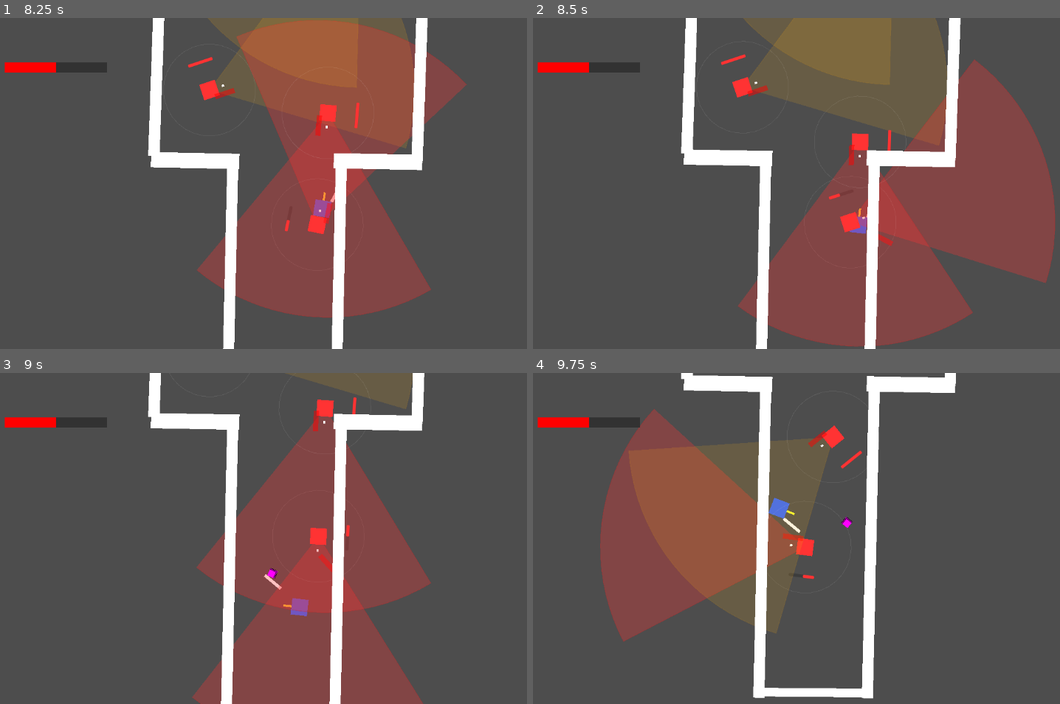
Above: before the commit, frames 1-4 (two rows, left to right).
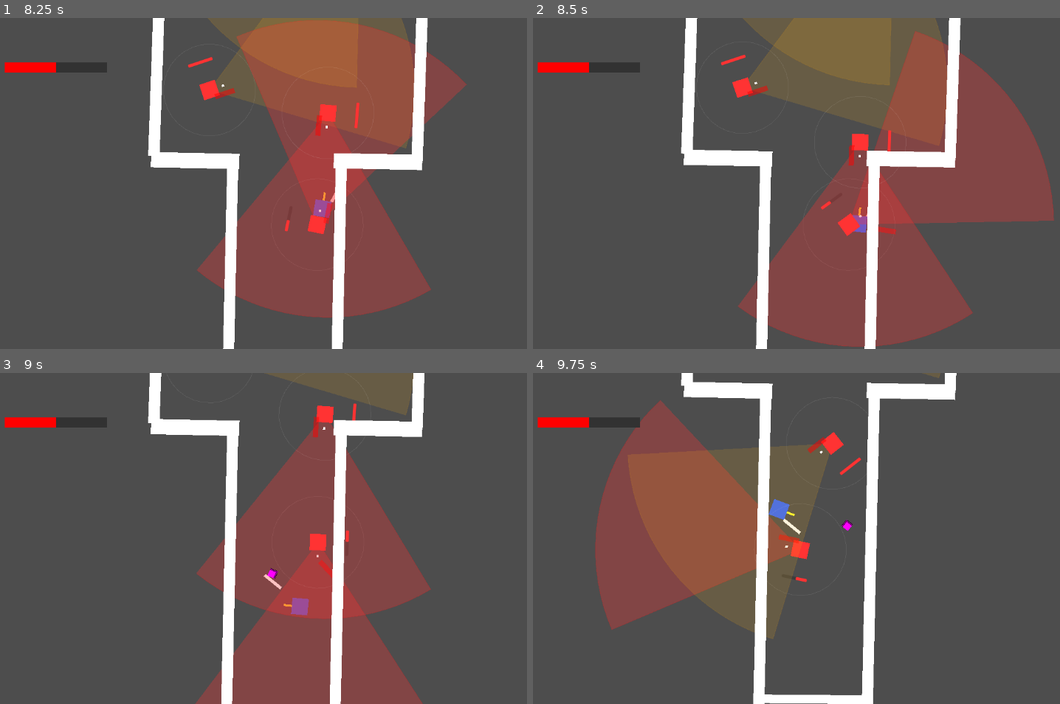
Above: after the commit, the same moments.

Repository: chimoochi/flash-fire
Game: Godot game, scene res://workspace.tscn
The game is run twice, just before and just after one commit, with the same random seed, the same clock (stepped at 60 frames per second) and the same inputs.
Inputs (mouse positions are in pixels of both pictures, inside the frame that each line leads up to):
- Up to frame 1 (8.25 s): tap Enter at 0.5 s; move the mouse to (405, 166) at 0.52 s; hold D (MoveRight) 0.53-1.28 s; tap Shift (Dash) at 0.6, 1.35, 2.3, 2.85, 3.6, 4.55, 5.1, 5.85, 6.8, 7.35, 8.1 s; move the mouse to (158, 200) at 1.27 s; hold S (MoveDown) 1.28-2.03 s; move the mouse to (337, 110) at 2.02 s; hold D (MoveRight) 2.03-2.78 s; tap Space (shoot) at 2.1, 4.35, 6.6 s; move the mouse to (247, 249) at 2.77 s; hold W (MoveUp) 2.78-3.53 s; move the mouse to (453, 233) at 3.52 s; hold A (MoveLeft) 3.53-5.03 s; move the mouse to (100, 133) at 4.27 s; move the mouse to (305, 183) at 5.02 s; hold S (MoveDown) 5.03-5.78 s; move the mouse to (189, 100) at 5.77 s; hold D (MoveRight) 5.78-6.53 s; move the mouse to (405, 166) at 6.52 s; hold W (MoveUp) 6.53-7.28 s; move the mouse to (158, 200) at 7.27 s; hold D (MoveRight) 7.28-8.03 s; move the mouse to (337, 110) at 8.02 s; hold S (MoveDown) from 8.03 s (still down)
- Up to frame 2 (8.5 s): keep holding S (MoveDown)
- Up to frame 3 (9 s): move the mouse to (247, 604) at 8.77 s; release S (MoveDown) at 8.78 s; hold A (MoveLeft) from 8.78 s (still down); tap Space (shoot) at 8.85 s
- Up to frame 4 (9.75 s): tap Shift (Dash) at 9.05, 9.6 s; move the mouse to (986, 588) at 9.52 s; release A (MoveLeft) at 9.53 s; hold W (MoveUp) from 9.53 s (still down)

Frame 1 is identical in both runs. In frame 2, 7.3% of the frame differs, in the area x 28-100%, y 0-100%; in frame 3, 4.2%; in frame 4, 5.5%.

Commit message:
resolve and convert functions for direct usage

Diff:
--- /dev/null
+++ b/GodotGame/abilities/DashService.gd
@@ -0,0 +1,67 @@
+extends Node
+class_name DashService
+
+@export var dash_speed: float = 1000.0
+@export var dash_duration: float = 0.15
+@export var dash_cooldown: float = 0.8
+@export var dash_push_force: float = 4000.0
+
+var is_dashing: bool = false
+var can_dash: bool = true
+
+signal dash_started
+signal dash_ended
+signal cooldown_finished
+
+var _hit_entities: Array = []
+
+func start_dash(body: CharacterBody2D, direction: Vector2, speed: float, duration: float, cooldown: float = 0.8, push_force: float = 4000.0) -> void:
+	if not can_dash:
+		return
+
+	if direction == Vector2.ZERO:
+		direction = Vector2.RIGHT.rotated(body.rotation)
+
+	# Update internal params with passed values
+	dash_speed = speed
+	dash_duration = duration
+	dash_cooldown = cooldown
+	dash_push_force = push_force
+
+	is_dashing = true
+	can_dash = false
+
+	body.velocity = direction * dash_speed
+
+	dash_started.emit()
+
+	await get_tree().create_timer(dash_duration).timeout
+
+	stop_dash()
+
+	await get_tree().create_timer(dash_cooldown).timeout
+	can_dash = true
+	cooldown_finished.emit()
+
+func stop_dash() -> void:
+	is_dashing = false
+	_hit_entities.clear()
+	dash_ended.emit()
+
+func process_dash_physics(body: CharacterBody2D, delta: float) -> void:
+	if is_dashing:
+		var collision = body.move_and_collide(body.velocity * delta)
+		if collision:
+			_handle_ricochet(body, collision)
+
+func _handle_ricochet(body: CharacterBody2D, collision: KinematicCollision2D) -> void:
+	var normal = collision.get_normal()
+	body.velocity = body.velocity.bounce(normal)
+	body.rotation = body.velocity.angle()
+
+func handle_impact(collider: Node) -> void:
+	if is_dashing and collider.is_in_group("Enemy"):
+		if collider in _hit_entities:
+			return
+		_hit_entities.append(collider)
+		# print("Dash Impact Velocity") - Optional debug
--- a/GodotGame/player/player.gd
+++ b/GodotGame/player/player.gd
@@ -5,8 +5,6 @@
 const ACCELERATION = 3000.0
 const FRICTION = 2000.0
 
-const DASH_SPEED = 1000.0
-const DASH_DURATION = 0.15
 const DASH_COOLDOWN = 0.8
 const MELEE_DAMAGE = 25
 const MELEE_KNOCKBACK = 800.0
@@ -14,16 +12,16 @@
 
 const BULLET_SPEED = 1500.0
 const PUSH_FORCE = 1500.0
-const DASH_PUSH_FORCE = 4000.0
 const PLAYER_PUSH_RESISTANCE = 50.0
 const BULLET_SCENE = preload("res://player/bullet.tscn")
 const THROWABLE_SCENE = preload("res://projectiles/throwable.tscn")
 const THROW_SPEED = 600.0
 @onready var melee_pivot: Node2D = $MeleePivot
 @onready var weapon_visuals: Node2D = $MeleePivot/MeleeHitBox
+var dash_service: DashService
 
 var swing_melee: SwingMelee
-var _dash_hit_entities: Array = []
+
 
 var PlayerState: Dictionary = {
 	"health": 100,
@@ -39,6 +37,10 @@
 
 	"is_dashing": false,
 	"can_dash": true,
+	"dash_speed": 1000.0,
+	"dash_duration": 0.15,
+	"dash_cooldown": 0.8,
+	"dash_push_force": 4000.0,
 	"is_attacking": false
 }
 
@@ -46,6 +48,9 @@
 	add_to_group("Player")
 	swing_melee = SwingMelee.new()
 	add_child(swing_melee)
+
+	dash_service = DashService.new()
+	add_child(dash_service)
 
 
 func _physics_process(delta):
@@ -66,11 +71,8 @@
 	_handle_push_interaction(delta)
 
 
-	if PlayerState["is_dashing"]:
-		_handle_dash_physics(delta)
-		var collision = move_and_collide(velocity * delta)
-		if collision:
-			_handle_ricochet(collision)
+	if dash_service.is_dashing:
+		dash_service.process_dash_physics(self, delta)
 	else:
 		_handle_movement_physics(direction, delta)
 		move_and_slide()
@@ -80,8 +82,15 @@
 	if Input.is_action_just_pressed("shoot"):
 		attack()
 
-	if Input.is_action_just_pressed("Dash") and PlayerState["can_dash"]:
-		start_dash(direction)
+	if Input.is_action_just_pressed("Dash") and dash_service.can_dash:
+		dash_service.start_dash(
+			self,
+			direction,
+			PlayerState["dash_speed"],
+			PlayerState["dash_duration"],
+			PlayerState["dash_cooldown"],
+			PlayerState["dash_push_force"]
+		)
 
 func _handle_push_interaction(delta: float) -> void:
 	var space_state = get_world_2d().direct_space_state
@@ -95,22 +104,20 @@
 	for data in result:
 		var collider = data["collider"]
 
-		if PlayerState["is_dashing"] and collider.is_in_group("Enemy"):
-			if collider in _dash_hit_entities:
-				continue
-			_dash_hit_entities.append(collider)
-			print("Dash Impact Velocity: ", velocity)
+		if dash_service.is_dashing and collider.is_in_group("Enemy"):
+			dash_service.handle_impact(collider)
+
 
 		if collider.has_method("push"):
 			var push_dir = (collider.global_position - global_position).normalized()
 
 			var force_mag = PUSH_FORCE
-			if PlayerState["is_dashing"]:
-				force_mag = DASH_PUSH_FORCE
+			if dash_service.is_dashing:
+				force_mag = dash_service.dash_push_force
 
 			collider.push(push_dir * force_mag * delta)
 
-			if not PlayerState["is_dashing"]:
+			if not dash_service.is_dashing:
 				velocity -= push_dir * PLAYER_PUSH_RESISTANCE
 				velocity *= 0.9
 
@@ -120,28 +127,6 @@
 	else:
 		velocity = velocity.move_toward(Vector2.ZERO, FRICTION * delta)
 
-func _handle_dash_physics(_delta: float) -> void:
-	pass
-
-func start_dash(direction: Vector2) -> void:
-	if direction == Vector2.ZERO:
-		direction = Vector2.RIGHT.rotated(rotation)
-
-	PlayerState["is_dashing"] = true
-	PlayerState["can_dash"] = false
-	velocity = direction * DASH_SPEED
-
-	await get_tree().create_timer(DASH_DURATION).timeout
-	PlayerState["is_dashing"] = false
-	_dash_hit_entities.clear()
-
-	await get_tree().create_timer(DASH_COOLDOWN).timeout
-	PlayerState["can_dash"] = true
-
-func _handle_ricochet(collision: KinematicCollision2D) -> void:
-	var normal = collision.get_normal()
-	velocity = velocity.bounce(normal)
-	rotation = velocity.angle()
 
 func spawn_bullet(direction: Vector2) -> void:
 	if not PlayerState["can_shoot"]:
Not shown, added: GodotGame/abilities/DashService.gd.uid
